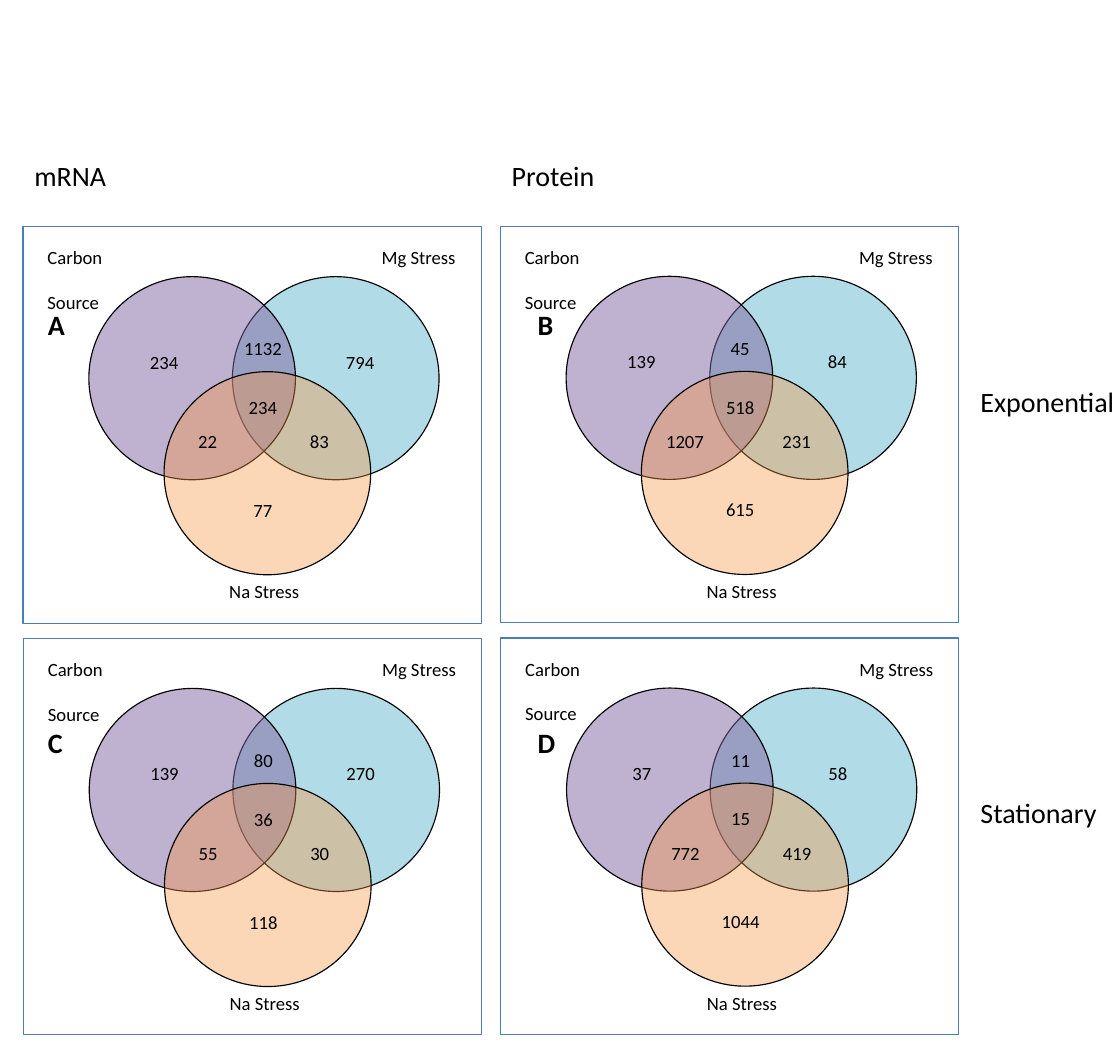
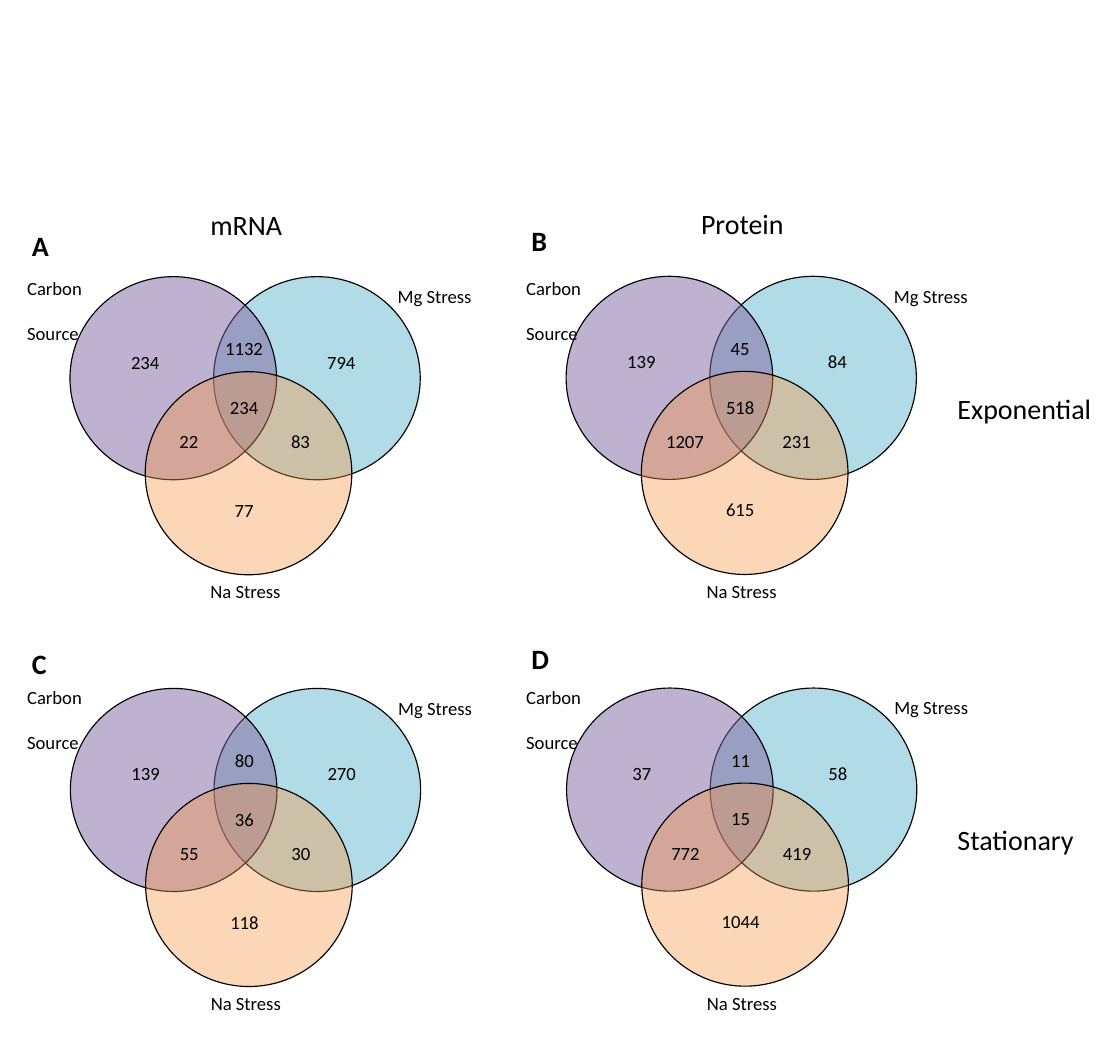
Before and after one commit to umutcaglar/ecoli_multiple_growth_conditions, a slide deck: slide 1 of text/fig5_responses_to_conditions.pptx. Drawn at 1120x1064 pixels with LibreOffice and Linux fonts; fonts in the diff are those of the drawing. Boxes give left, top, right and bottom in pixels: in the first picture for what was removed or moved away, otherwise in the second. Text is boxed around its words. In the diff, an @@ line names an element or a change of style, - is before the commit and + after.

Commit message:
small change in figure 5

```diff
--- a/text/fig5_responses_to_conditions.pptx
+++ b/text/fig5_responses_to_conditions.pptx
@@ text "mRNA": place and size @@
-text "mRNA" at <box>34,168,106,186</box>
+text "mRNA" at <box>210,217,282,235</box>
@@ text "Protein": place and size @@
-text "Protein" at <box>512,166,595,187</box>
+text "Protein" at <box>701,214,784,235</box>
@@ text "A": place and size @@
-text "A" at <box>48,317,65,335</box>
+text "A" at <box>32,238,49,256</box>
@@ rectangle removed at <box>24,226,482,623</box> @@
@@ rectangle removed at <box>501,226,959,623</box> @@
@@ text "B": place and size @@
-text "B" at <box>538,317,554,335</box>
+text "B" at <box>531,233,547,251</box>
@@ text "Carbon Source" rewrapped from <box>47,251,102,309</box> to <box>27,282,82,345</box> @@
@@ text "Mg Stress": place and size @@
-text "Mg Stress" at <box>382,252,456,268</box>
+text "Mg Stress" at <box>398,291,472,307</box>
@@ text "Carbon Source" rewrapped from <box>525,251,580,309</box> to <box>526,282,581,345</box> @@
@@ text "Mg Stress": place and size @@
-text "Mg Stress" at <box>859,252,933,267</box>
+text "Mg Stress" at <box>894,291,968,306</box>
@@ 16 texts, 6 ellipses: place and size @@
-16 texts, 6 ellipses at <box>88,277,439,1010</box>
+16 texts, 6 ellipses at <box>69,277,420,1010</box>
@@ text "Exponential": place and size @@
-text "Exponential" at <box>980,392,1114,417</box>
+text "Exponential" at <box>957,399,1091,424</box>
@@ text "C": place and size @@
-text "C" at <box>48,734,63,753</box>
+text "C" at <box>32,655,47,674</box>
@@ rectangle removed at <box>24,638,482,1035</box> @@
@@ rectangle removed at <box>501,638,959,1035</box> @@
@@ text "D": place and size @@
-text "D" at <box>538,735,556,753</box>
+text "D" at <box>531,651,549,669</box>
@@ text "Carbon Source" rewrapped from <box>48,663,103,721</box> to <box>27,691,82,755</box> @@
@@ text "Carbon Source" rewrapped from <box>525,663,580,720</box> to <box>526,691,581,704</box> @@
@@ text "Mg Stress": place and size @@
-text "Mg Stress" at <box>382,664,456,680</box>
+text "Mg Stress" at <box>398,703,472,719</box>
@@ text "Mg Stress": place and size @@
-text "Mg Stress" at <box>859,664,933,680</box>
+text "Mg Stress" at <box>894,702,968,718</box>
@@ text "Stationary": place and size @@
-text "Stationary" at <box>980,803,1096,828</box>
+text "Stationary" at <box>957,830,1073,855</box>
```
